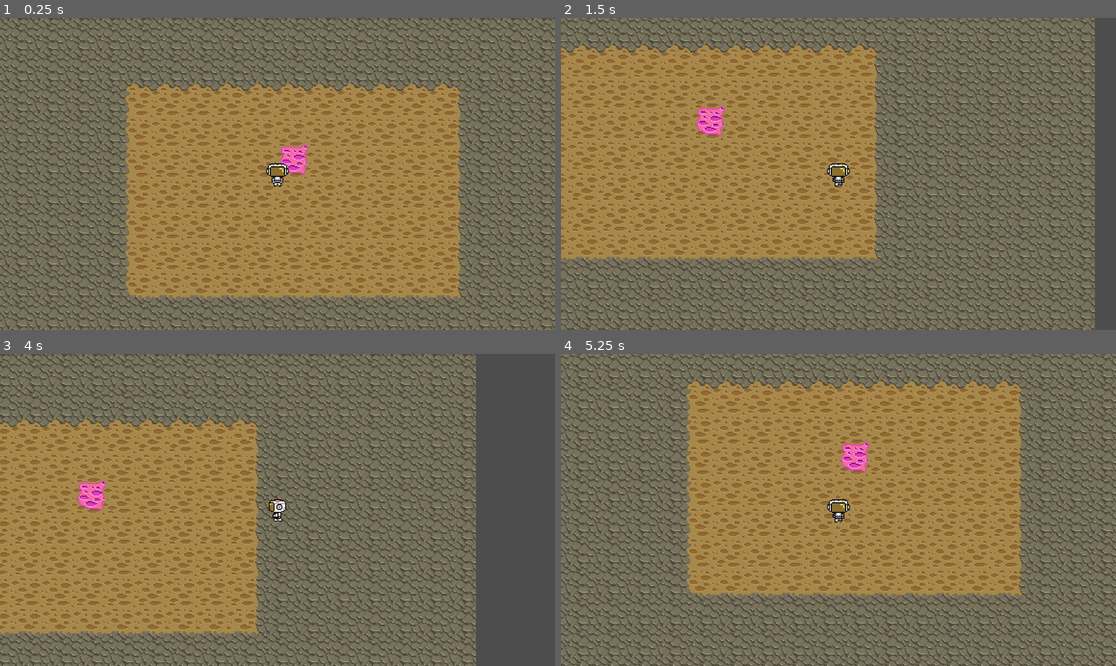
Above: before the commit, frames 1-4 (two rows, left to right).
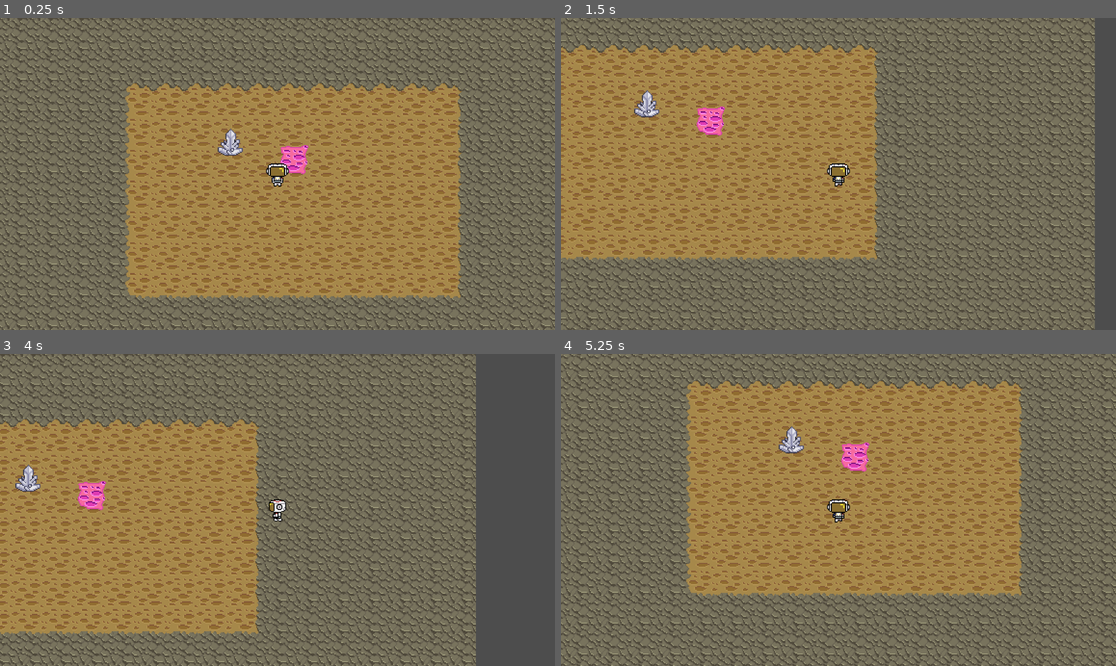
Above: after the commit, the same moments.

Repository: IEworkerbee/gum_in_the_works
Game: Godot game, scene res://scenes/places/temp_scene.tscn
Same seed, same stepped clock (60 frames per second), same inputs: the game is played once before the commit and once after it.
Inputs:
- Up to frame 1 (0.25 s): no input
- Up to frame 2 (1.5 s): tap Enter at 0.5 s; hold D (right) 0.53-1.28 s; hold E (attack, bound only before the commit) 0.53-1.28 s; hold Down (down) from 1.28 s (still down); tap E (attack, bound only before the commit) at 1.35 s
- Up to frame 3 (4 s): release Down (down) at 2.03 s; hold D (right) 2.03-2.78 s; hold E (attack, bound only before the commit) 2.03-2.78 s; hold Up (up) 2.78-3.53 s; tap E (attack, bound only before the commit) at 2.85 s; hold Left (left) from 3.53 s (still down); hold E (attack, bound only before the commit) from 3.53 s (still down)
- Up to frame 4 (5.25 s): release E (attack, bound only before the commit) at 4.28 s; tap E (attack, bound only before the commit) at 4.35 s; release Left (left) at 5.03 s; hold Down (down) from 5.03 s (still down); hold E (attack, bound only before the commit) from 5.03 s (still down)

The runs differ from the first frame. In frame 1, 0.2% of the frame differs, in the area x 39-44%, y 35-45%; in frame 2, 0.2%; in frame 3, 0.2%; in frame 4, 0.2%, in the area x 39-44%, y 23-32%.

Commit message:
Added interacting + harvesting for ribose_crystal resource. uses inventory

Diff:
--- a/gum_in_the_works/project.godot
+++ b/gum_in_the_works/project.godot
@@ -48,6 +48,10 @@
 }
 attack={
 "deadzone": 0.5,
+"events": []
+}
+interact={
+"deadzone": 0.5,
 "events": [Object(InputEventKey,"resource_local_to_scene":false,"resource_name":"","device":-1,"window_id":0,"alt_press …(192 unchanged characters)…
 ]
 }
--- a/gum_in_the_works/resources/mc_resources/inventory.tres
+++ b/gum_in_the_works/resources/mc_resources/inventory.tres
@@ -5,5 +5,6 @@
 
 [resource]
 script = ExtResource("2_7hxfa")
-data = Array[ExtResource("1_s5q6j")]([])
+data = Array[ExtResource("1_s5q6j")]([null, null, null, null, null, null, null, null, null, null])
+counts = Array[int]([])
 metadata/_custom_type_script = "uid://hp3vg6ksvog6"
--- a/gum_in_the_works/scenes/characters/main_character.tscn
+++ b/gum_in_the_works/scenes/characters/main_character.tscn
@@ -1,6 +1,7 @@
-[gd_scene load_steps=21 format=3 uid="uid://bf0kvy82q15il"]
+[gd_scene load_steps=23 format=3 uid="uid://bf0kvy82q15il"]
 
-[ext_resource type="Script" uid="uid://clk3b0etfpjt3" path="res://scripts/mc_scripts/character_body_2d.gd" id="1_wmkwl"]
+[ext_resource type="Script" uid="uid://clk3b0etfpjt3" path="res://scripts/mc_scripts/character_controller.gd" id="1_wmkwl"]
+[ext_resource type="Resource" uid="uid://wt72fkny1uvy" path="res://resources/mc_resources/inventory.tres" id="2_rv8sq"]
 [ext_resource type="Texture2D" uid="uid://bfcvusoouiw4m" path="res://assets/images/sprite_sheets/mc_spritesheet.png" id="2_wmkwl"]
 
 [sub_resource type="AtlasTexture" id="AtlasTexture_uvl38"]
@@ -173,18 +174,25 @@
 [sub_resource type="CircleShape2D" id="CircleShape2D_8yqgs"]
 radius = 5.09902
 
-[node name="Node2D" type="Node2D"]
+[sub_resource type="CircleShape2D" id="CircleShape2D_g01af"]
+radius = 22.0
 
-[node name="CharacterBody2D" type="CharacterBody2D" parent="."]
+[node name="CharacterBody2D" type="CharacterBody2D"]
 script = ExtResource("1_wmkwl")
+inventory = ExtResource("2_rv8sq")
 
-[node name="AnimatedSprite2D" type="AnimatedSprite2D" parent="CharacterBody2D"]
+[node name="AnimatedSprite2D" type="AnimatedSprite2D" parent="."]
 sprite_frames = SubResource("SpriteFrames_2q423")
 animation = &"walk_right"
 
-[node name="CollisionShape2D" type="CollisionShape2D" parent="CharacterBody2D"]
+[node name="CollisionShape2D" type="CollisionShape2D" parent="."]
 position = Vector2(0, 6)
 shape = SubResource("CircleShape2D_8yqgs")
 
-[node name="Camera2D" type="Camera2D" parent="CharacterBody2D"]
+[node name="Camera2D" type="Camera2D" parent="."]
 zoom = Vector2(2, 2)
+
+[node name="PickupArea" type="Area2D" parent="."]
+
+[node name="CollisionShape2D" type="CollisionShape2D" parent="PickupArea"]
+shape = SubResource("CircleShape2D_g01af")
--- a/gum_in_the_works/scenes/entities/mother_gum.tscn
+++ b/gum_in_the_works/scenes/entities/mother_gum.tscn
@@ -2,8 +2,6 @@
 
 [ext_resource type="Texture2D" uid="uid://ccvbxq36v7bqx" path="res://assets/images/entities/mother_gum.png" id="1_56ii0"]
 
-[node name="Node2D" type="Node2D"]
-
-[node name="Sprite2D" type="Sprite2D" parent="."]
+[node name="Sprite2D" type="Sprite2D"]
 position = Vector2(8, -8)
 texture = ExtResource("1_56ii0")
--- a/gum_in_the_works/scenes/entities/ribose_crystal.tscn
+++ b/gum_in_the_works/scenes/entities/ribose_crystal.tscn
@@ -1,18 +1,18 @@
-[gd_scene load_steps=3 format=3 uid="uid://7fswc3jk3a1q"]
+[gd_scene load_steps=4 format=3 uid="uid://7fswc3jk3a1q"]
 
+[ext_resource type="Script" uid="uid://cpks0pht2my1q" path="res://scripts/items/ribose_crystal.gd" id="1_8b5ol"]
 [ext_resource type="Texture2D" uid="uid://dkbjsw1ulfm4i" path="res://assets/images/entities/ribose_crystal.png" id="1_qqvmo"]
 
 [sub_resource type="RectangleShape2D" id="RectangleShape2D_qqvmo"]
 size = Vector2(18, 9)
 
-[node name="Node2D" type="Node2D" groups=["harvestable"]]
+[node name="StaticBody2D" type="StaticBody2D" groups=["harvestable"]]
+script = ExtResource("1_8b5ol")
 
-[node name="StaticBody2D" type="StaticBody2D" parent="."]
+[node name="Sprite2D" type="Sprite2D" parent="."]
+position = Vector2(14, -14)
+texture = ExtResource("1_qqvmo")
 
-[node name="CollisionShape2D" type="CollisionShape2D" parent="StaticBody2D"]
+[node name="CollisionShape2D" type="CollisionShape2D" parent="."]
 position = Vector2(13, -6)
 shape = SubResource("RectangleShape2D_qqvmo")
-
-[node name="Sprite2D" type="Sprite2D" parent="StaticBody2D"]
-position = Vector2(14, -14)
-texture = ExtResource("1_qqvmo")
--- a/gum_in_the_works/scenes/places/temp_scene.tscn
+++ b/gum_in_the_works/scenes/places/temp_scene.tscn
@@ -1,8 +1,9 @@
-[gd_scene load_steps=7 format=4 uid="uid://6tywdjgv2kh8"]
+[gd_scene load_steps=8 format=4 uid="uid://6tywdjgv2kh8"]
 
 [ext_resource type="Texture2D" uid="uid://dbp7u32daf27g" path="res://assets/images/tilesets/gum_tileset.png" id="1_1f55m"]
 [ext_resource type="Texture2D" uid="uid://dlkb0rst2ij4u" path="res://assets/images/tilesets/overworld_wasteland_tileset.png" id="2_1f55m"]
 [ext_resource type="PackedScene" uid="uid://bf0kvy82q15il" path="res://scenes/characters/main_character.tscn" id="3_j2uqh"]
+[ext_resource type="PackedScene" uid="uid://7fswc3jk3a1q" path="res://scenes/entities/ribose_crystal.tscn" id="4_loc2o"]
 
 [sub_resource type="TileSetAtlasSource" id="TileSetAtlasSource_ksgxd"]
 texture = ExtResource("1_1f55m")
@@ -56,3 +57,6 @@
 
 [node name="mc" parent="." instance=ExtResource("3_j2uqh")]
 position = Vector2(0, -1)
+
+[node name="Node2D" parent="." instance=ExtResource("4_loc2o")]
+position = Vector2(-62, -20)
--- /dev/null
+++ b/gum_in_the_works/scripts/items/ribose_crystal.gd
@@ -0,0 +1,7 @@
+extends Node2D
+
+@export var sugar_crystal_resource: Inv_Item
+
+# Returns resource
+func harvest():
+	return sugar_crystal_resource
--- a/gum_in_the_works/scripts/mc_scripts/character_body_2d.gd
+++ b/gum_in_the_works/scripts/mc_scripts/character_controller.gd
@@ -1,15 +1,19 @@
 extends CharacterBody2D
 
-@onready var _player = $AnimatedSprite2D
-@export var speed = 200
+@onready var _player: AnimatedSprite2D = $AnimatedSprite2D
+@onready var _pickup_area: Area2D = $PickupArea
 
-var facing = "forward_idle"
+@export var speed := 200
+@export var inventory: Inventory
+
+var facing : String = "forward_idle"
 
 func get_input():
 	var input_direction = Input.get_vector("left", "right", "up", "down")
 	velocity = input_direction * speed
 
 func _ready():
+	inventory.ready() # Initializer for resource
 	_player.play(facing)
 
 func _physics_process(_delta):
@@ -29,6 +33,15 @@
 	elif Input.is_action_pressed("down"):
 		_player.play("walk_forward")
 		facing = "forward_idle"
+	elif Input.is_action_pressed("interact"):
+		print("Interacting")
+		for body in _pickup_area.get_overlapping_bodies():
+			print("Body found")
+			print(body)
+			if body.is_in_group("harvestable"):
+				var item: Inv_Item = body.harvest()
+				inventory.add_item(item)
+				body.queue_free()
 	else:
 		_player.stop()
 		_player.play(facing)
--- a/gum_in_the_works/scripts/mc_scripts/inventory.gd
+++ b/gum_in_the_works/scripts/mc_scripts/inventory.gd
@@ -4,3 +4,18 @@
 
 @export var data: Array[Inv_Item]
 @export var counts: Array[int]
+
+# This ready acts as an intializer I need to call, because init runs
+# before export data, and there is no _ready func in resource
+func ready():
+	counts.resize(data.size())
+
+func add_item(item : Inv_Item):
+	var index: int = data.find(item)
+	if index == -1:
+		index = data.find(null)
+		data[index] = item
+		counts[index] = 1
+	else:
+		counts[index] += 1
+	print(counts[index])
Not shown, added: gum_in_the_works/scripts/items/ribose_crystal.gd.uid
Renamed: gum_in_the_works/scripts/mc_scripts/character_body_2d.gd.uid -> gum_in_the_works/scripts/mc_scripts/character_controller.gd.uid
